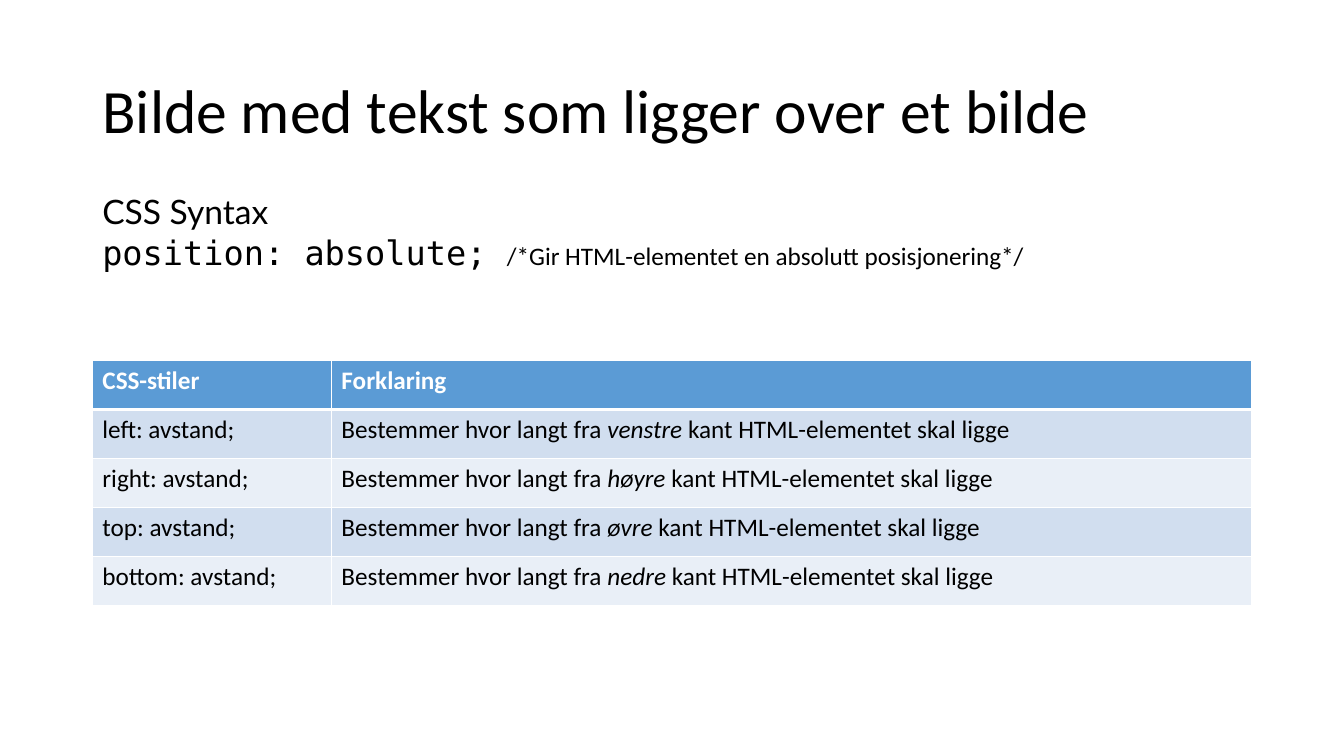
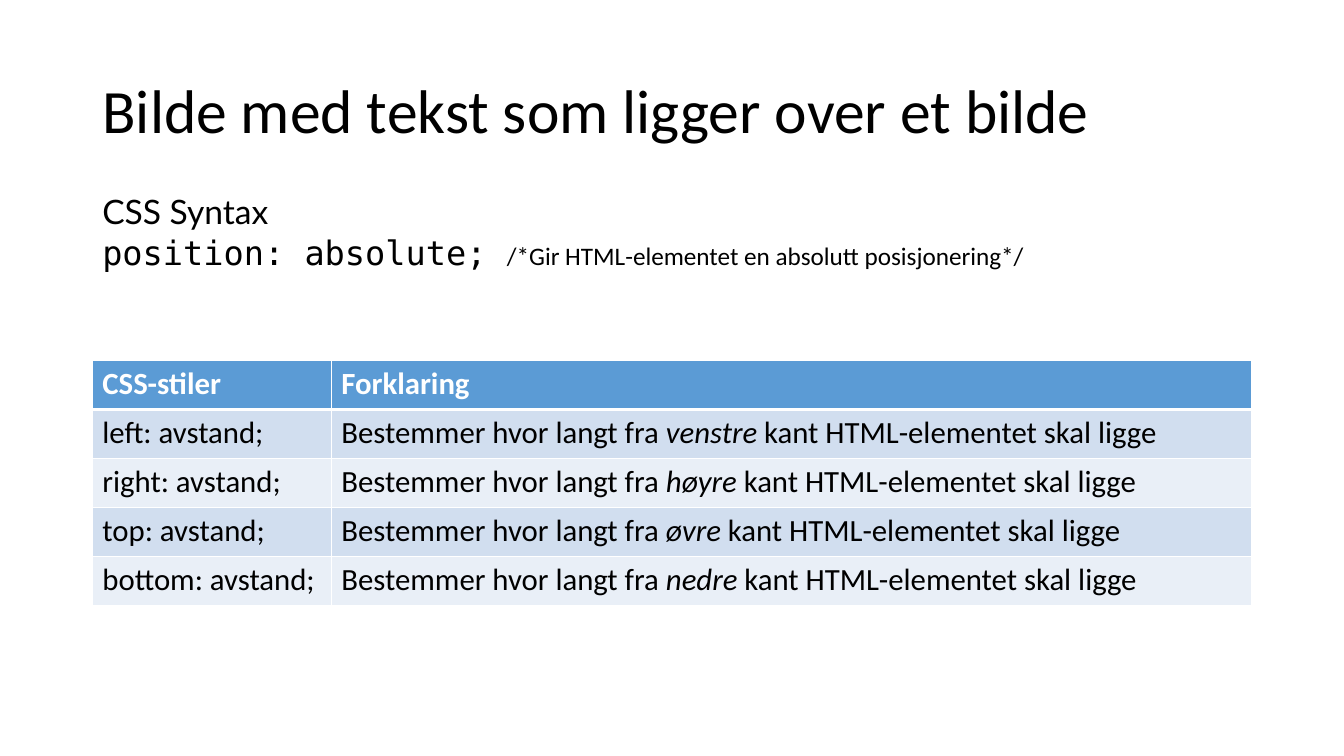
Before and after one commit to overas/overas.github.io, a slide deck: slide 6 of it2/Kap-7.4-Bilder med JavaScript/Kap. 7.4 Bilder med JavaScript.pptx (slide 5 before the commit). Drawn at 1344x756 pixels with LibreOffice and Linux fonts; fonts in the diff are those of the drawing. Boxes give left, top, right and bottom in pixels: in the first picture for what was removed or moved away, otherwise in the second. Text is boxed around its words. In the diff, an @@ line names an element or a change of style, - is before the commit and + after.

```diff
--- a/it2/Kap-7.4-Bilder med JavaScript/Kap. 7.4 Bilder med JavaScript.pptx
+++ b/it2/Kap-7.4-Bilder med JavaScript/Kap. 7.4 Bilder med JavaScript.pptx
@@ table at (x1=93, y1=361, x2=1252, y2=606) @@
@@ size 18 to 22 pt @@
```
Also in this commit, not shown: 6 other slides changed.
